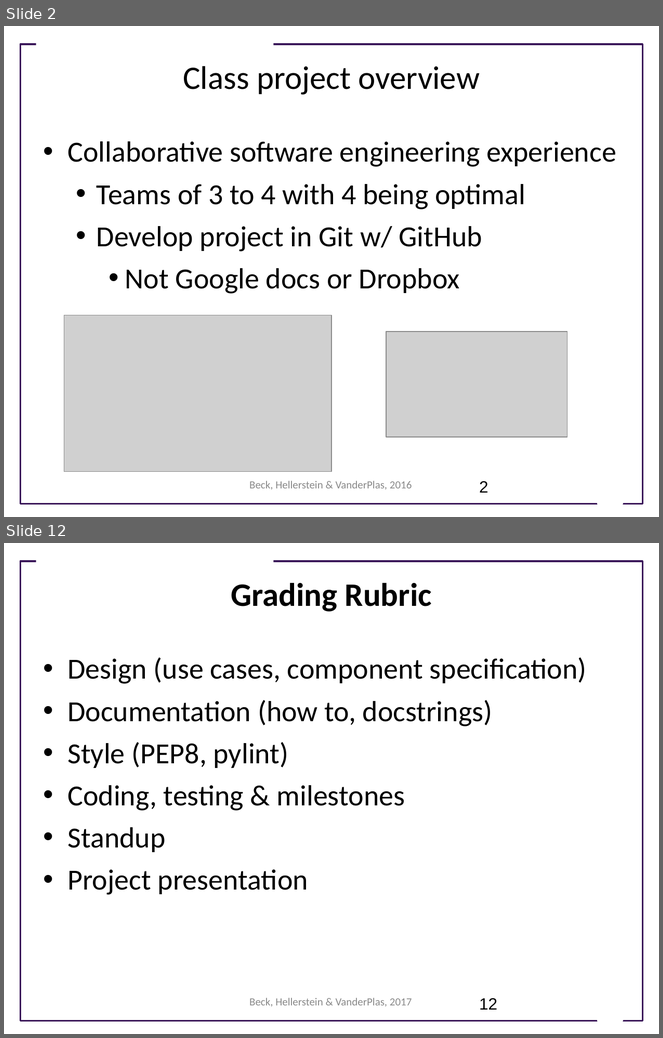
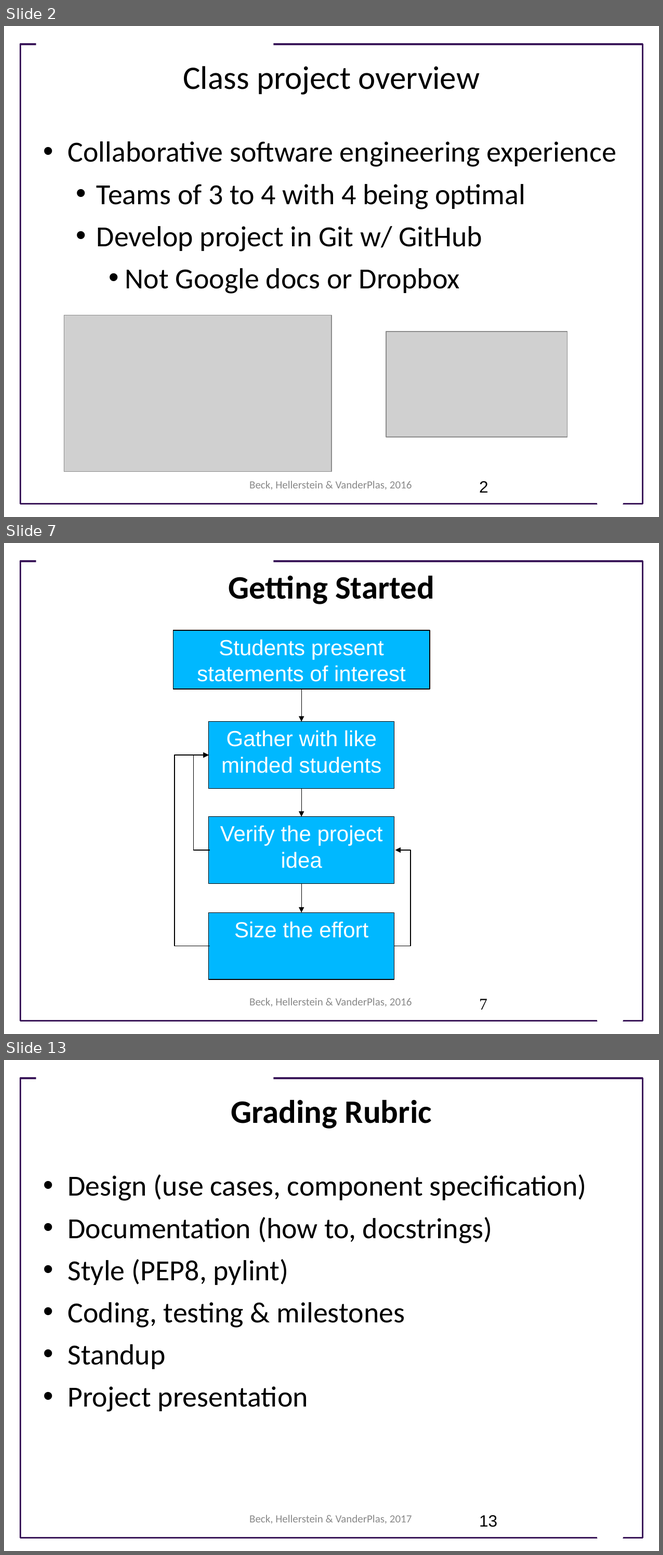
Before and after one commit to UWSEDS/LectureNotes, a slide deck: 07-Project-overview.pptx. Shown one above the other, each under a label of ours: slides 2 and 12 before the commit, slides 2, 7 and 13 after it; the slides between them are not shown. The pictures are 663x1038 and 663x1555 pixels, drawn with LibreOffice and Linux fonts; fonts in the diff are those of the drawing; grey boxes stand for pictures; background and template pictures are left out. Boxes give left, top, right and bottom in pixels: in the first picture for what was removed or moved away, otherwise in the second. Text is boxed around its words. In the diff, an @@ line names an element or a change of style, - is before the commit and + after.

Commit message:
updated project slides

```diff
--- a/07-Project-overview.pptx
+++ b/07-Project-overview.pptx
@@ slide 7 added at box(4, 543, 659, 1034), background #FFFFFF; not listed: 3 template elements that a slide beside it also shows @@
@@ title added at box(229, 575, 435, 604), 36 pt, text #000000, bold @@
+Getting Started
@@ rectangle added at box(173, 630, 430, 689), fill #00B8FF, outline #000000 0.75 pt, 24 pt, text #FFFFFF @@
+Students present statements of interest
@@ arrow added from (301, 689) to (301, 722), #000000 0.75 pt @@
@@ rectangle added at box(208, 722, 394, 788), fill #00B8FF, outline #000000 0.75 pt, 24 pt, text #FFFFFF @@
+Gather with like minded students
@@ elbow arrow added from (210, 947) to (208, 755), #000000 0.75 pt @@
@@ elbow arrow added from (210, 850) to (208, 755), #000000 0.75 pt @@
@@ arrow added from (301, 788) to (301, 817), #000000 0.75 pt @@
@@ rectangle added at box(208, 817, 394, 884), fill #00B8FF, outline #000000 0.75 pt, 24 pt, text #FFFFFF @@
+Verify the project idea
@@ elbow arrow added from (395, 947) to (395, 850), #000000 0.75 pt @@
@@ arrow added from (301, 884) to (301, 913), #000000 0.75 pt @@
@@ rectangle added at box(208, 913, 394, 979), fill #00B8FF, outline #000000 0.75 pt, 24 pt, text #FFFFFF @@
+Size the effort
@@ text added at box(249, 998, 412, 1007), 12 pt, text #898989 @@
+Beck, Hellerstein & VanderPlas, 2016
@@ page number added at box(479, 999, 488, 1010), 18 pt, text #000000 @@
+7
@@ what was slide 12 is now slide 13 @@
@@ page number at box(479, 1516, 497, 1527): text changed @@
-12
+13
```
Also in this commit, not shown: 8 slides changed, 1 other slide added, 2 slides removed.
